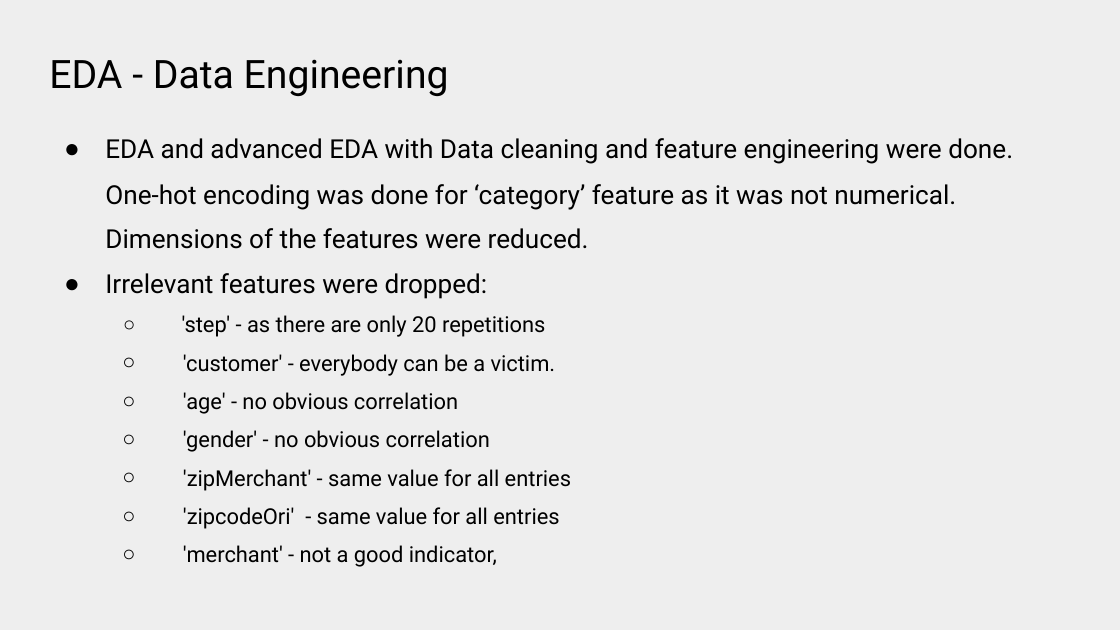
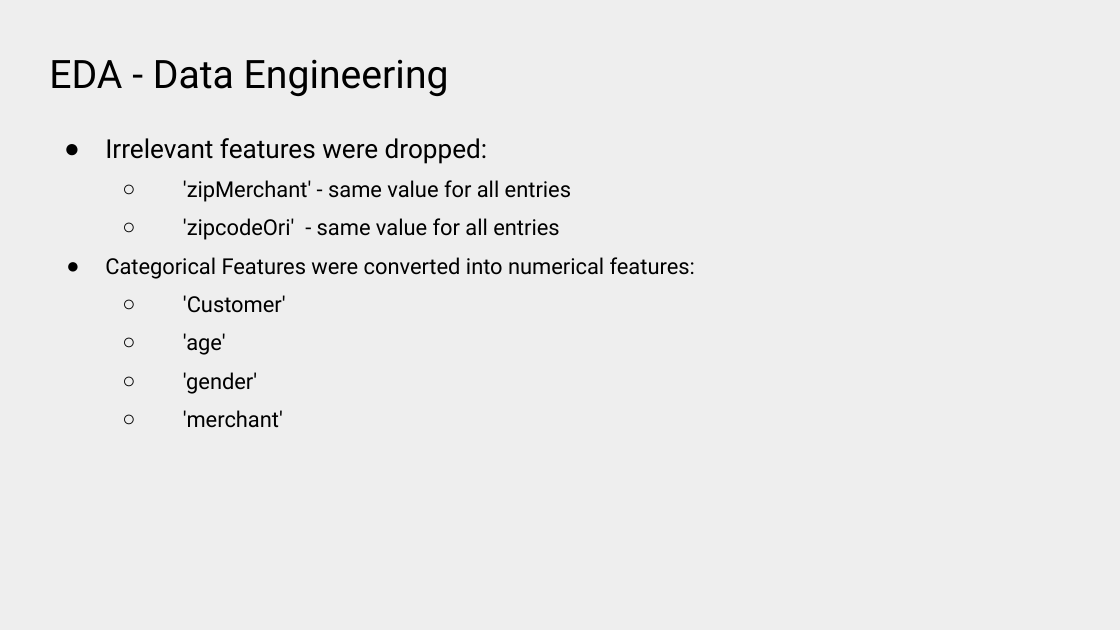
Before and after one commit to Maitha-mo/sampleGuys_final-project_dsml2021, a slide deck: slide 18 of Sample Guys _ Demo Day _ AstroLabs DS ML Bootcamp Oct Nov 2021.pptx (slide 14 before the commit). Drawn at 1120x630 pixels with LibreOffice and Linux fonts; fonts in the diff are those of the drawing. Boxes give left, top, right and bottom in pixels: in the first picture for what was removed or moved away, otherwise in the second. Text is boxed around its words. In the diff, an @@ line names an element or a change of style, - is before the commit and + after.

```diff
--- a/Sample Guys _ Demo Day _ AstroLabs DS ML Bootcamp Oct Nov 2021.pptx
+++ b/Sample Guys _ Demo Day _ AstroLabs DS ML Bootcamp Oct Nov 2021.pptx
@@ text at [105, 138, 1013, 249]: paragraphs removed @@
-● EDA and advanced EDA with Data cleaning and feature engineering were done.
-One-hot encoding was done for ‘category’ feature as it was not numerical. Dimensions of the features were reduced.
@@ text at [105, 257, 695, 428]: text changed @@
-  ○ 'merchant' - not a good indicator,
+● Categorical Features were converted into numerical features:
+  ○ 'Customer'
+  ○ 'age'
+  ○ 'gender'
+  ○ 'merchant'
@@ text at [182, 315, 556, 452]: paragraphs removed @@
-  ○ 'step' - as there are only 20 repetitions
-  ○ 'customer' - everybody can be a victim.
-  ○ 'age' - no obvious correlation
-  ○ 'gender' - no obvious correlation
```
Also in this commit, not shown: 5 other slides changed, 19 slides added, 12 slides removed.
